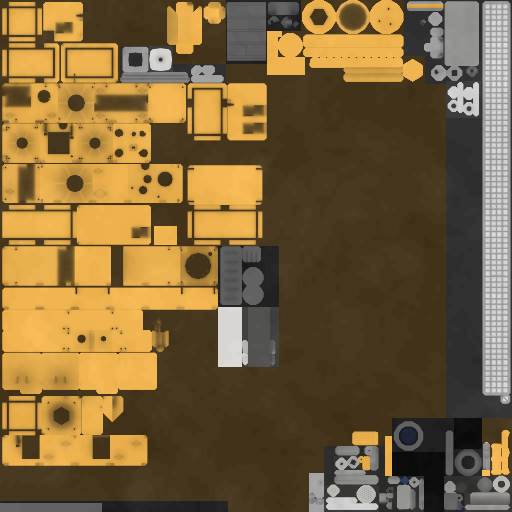
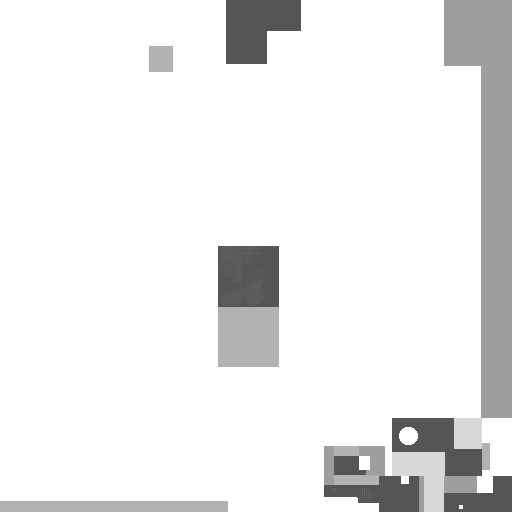
The second 512 × 512 image is a revision of the first. Changes to its layers:
showed "___MET", painted on it over 0, 0, 512, 512
hid group "COLOR" (4 layers) over 0, 0, 512, 512
painted on "AO" over 326, 68, 344, 82
painted on "Layer #1" over 267, 31, 305, 75
